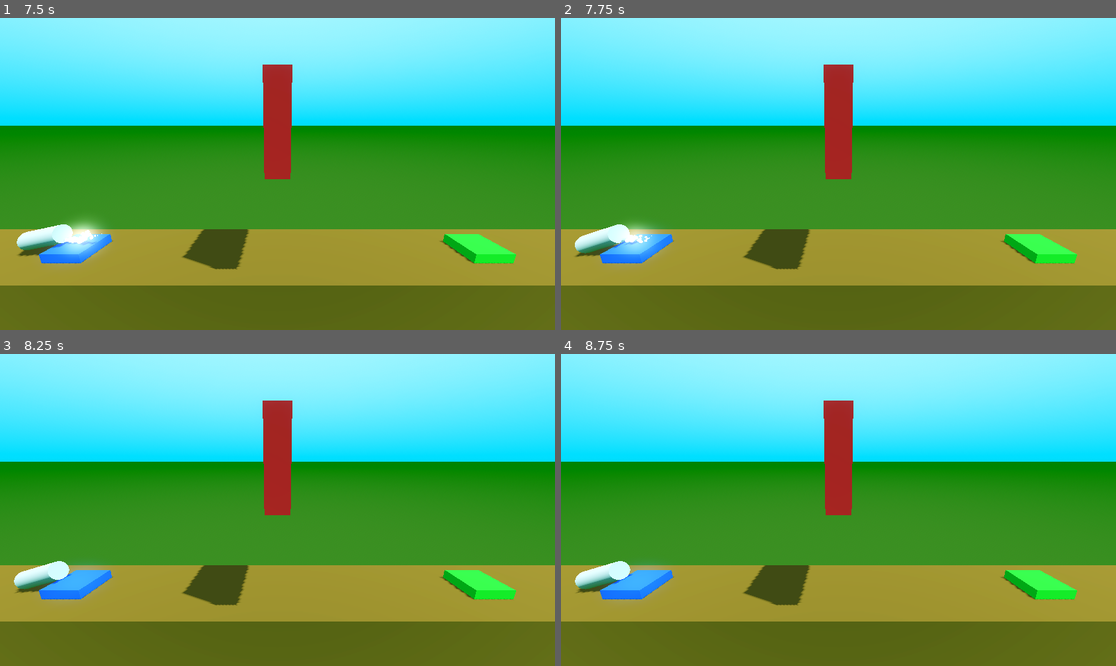
Above: before the commit, frames 1-4 (two rows, left to right).
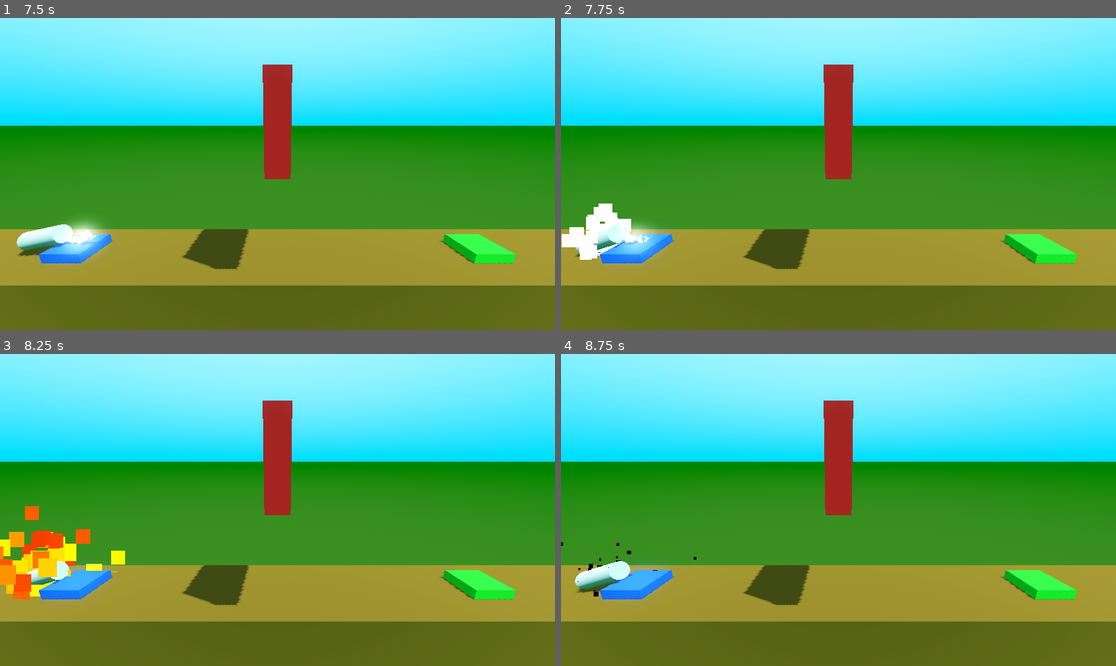
Above: after the commit, the same moments.

Repository: MateuszKosowski/Rocket-Game
Game: Godot game, scene res://scenes/lvl/level_1.tscn
Same seed, same stepped clock (60 frames per second), same inputs: the game is played once before the commit and once after it.
Inputs:
- Up to frame 1 (7.5 s): tap Enter at 0.5, 2, 5.75 s; hold D (Right) 0.53-1.28 s; tap Space at 1.25, 2.75, 6.5 s; hold A (Left) 1.28-2.03 s; hold D (Right) 2.03-2.78 s; hold W (Up) 2.78-3.53 s; hold A (Left) 3.53-5.78 s; hold D (Right) 5.78-6.53 s; hold W (Up) 6.53-7.28 s; hold D (Right) from 7.28 s (still down)
- Up to frame 2 (7.75 s): keep holding D (Right)
- Up to frame 3 (8.25 s): release D (Right) at 8.03 s; hold A (Left) from 8.03 s (still down)
- Up to frame 4 (8.75 s): keep holding A (Left)

Frame 1 is identical in both runs. In frame 2, 0.9% of the frame differs, in the area x 0-13%, y 59-78%; in frame 3, 2.3%, in the area x 0-23%, y 48-79%; in frame 4, less than 0.1%.

Commit message:
Add success and explosion particles

Diff:
--- /dev/null
+++ b/particles/explosion_particles.tscn
@@ -0,0 +1,59 @@
+[gd_scene load_steps=10 format=3 uid="uid://dcecb8hw7dbrv"]
+
+[sub_resource type="Gradient" id="Gradient_lkolc"]
+offsets = PackedFloat32Array(0.201923, 0.413462, 0.586538, 0.740385, 0.903846)
+colors = PackedColorArray(1, 1, 1, 1, 1, 1, 0, 1, 1, 0.294118, 0, 1, 0.776471, 0, 0, 1, 0, 0, 0, 1)
+
+[sub_resource type="GradientTexture1D" id="GradientTexture1D_u3rij"]
+gradient = SubResource("Gradient_lkolc")
+
+[sub_resource type="Curve" id="Curve_cv3ok"]
+max_value = 100.0
+_data = [Vector2(0, 1), 0.0, 146.581, 0, 0, Vector2(1, 100), 413.249, 0.0, 0, 0]
+point_count = 2
+
+[sub_resource type="CurveTexture" id="CurveTexture_mygan"]
+curve = SubResource("Curve_cv3ok")
+
+[sub_resource type="Curve" id="Curve_qubh3"]
+_data = [Vector2(0, 0.530249), 0.0, 2.25724, 0, 0, Vector2(1, 0), -2.97204, 0.0, 0, 0]
+point_count = 2
+
+[sub_resource type="CurveTexture" id="CurveTexture_5bhb0"]
+curve = SubResource("Curve_qubh3")
+
+[sub_resource type="ParticleProcessMaterial" id="ParticleProcessMaterial_1onfr"]
+direction = Vector3(0, 1, 0)
+spread = 180.0
+gravity = Vector3(0, 0, 0)
+initial_velocity_min = 6.0
+initial_velocity_max = 16.0
+damping_max = 3.0
+damping_curve = SubResource("CurveTexture_mygan")
+scale_curve = SubResource("CurveTexture_5bhb0")
+color_ramp = SubResource("GradientTexture1D_u3rij")
+turbulence_enabled = true
+turbulence_noise_scale = 1.0
+turbulence_noise_speed_random = 4.0
+
+[sub_resource type="StandardMaterial3D" id="StandardMaterial3D_5wvwh"]
+shading_mode = 0
+vertex_color_use_as_albedo = true
+disable_receive_shadows = true
+billboard_mode = 3
+billboard_keep_scale = true
+particles_anim_h_frames = 1
+particles_anim_v_frames = 1
+particles_anim_loop = false
+
+[sub_resource type="QuadMesh" id="QuadMesh_gb05o"]
+material = SubResource("StandardMaterial3D_5wvwh")
+
+[node name="ExplosionParticles" type="GPUParticles3D"]
+cast_shadow = 0
+emitting = false
+amount = 64
+one_shot = true
+explosiveness = 0.75
+process_material = SubResource("ParticleProcessMaterial_1onfr")
+draw_pass_1 = SubResource("QuadMesh_gb05o")
--- /dev/null
+++ b/particles/success_particles.tscn
@@ -0,0 +1,53 @@
+[gd_scene load_steps=8 format=3 uid="uid://jfwajmrh6ca7"]
+
+[sub_resource type="StandardMaterial3D" id="StandardMaterial3D_5wvwh"]
+shading_mode = 0
+vertex_color_use_as_albedo = true
+disable_receive_shadows = true
+billboard_mode = 3
+billboard_keep_scale = true
+particles_anim_h_frames = 1
+particles_anim_v_frames = 1
+particles_anim_loop = false
+
+[sub_resource type="Curve" id="Curve_qubh3"]
+_data = [Vector2(0, 0.530249), 0.0, 2.25724, 0, 0, Vector2(1, 0), -2.97204, 0.0, 0, 0]
+point_count = 2
+
+[sub_resource type="CurveTexture" id="CurveTexture_oh0x3"]
+curve = SubResource("Curve_qubh3")
+
+[sub_resource type="Curve" id="Curve_uupei"]
+_data = [Vector2(0, 0.5), 0.0, 2.46667, 0, 1, Vector2(0.202703, 1), 0.0, 0.0, 0, 0, Vector2(0.371622, 0.00355875), 0.0, 0.0, 0, 0, Vector2(0.554054, 1), 0.0, 0.0, 0, 0, Vector2(0.777027, 0), 0.0, 0.0, 0, 0, Vector2(0.885135, 1), 0.0, 0.0, 0, 0, Vector2(1, 0.5), -4.35294, 0.0, 1, 0]
+point_count = 7
+
+[sub_resource type="CurveTexture" id="CurveTexture_68duu"]
+curve = SubResource("Curve_uupei")
+
+[sub_resource type="ParticleProcessMaterial" id="ParticleProcessMaterial_2ssod"]
+direction = Vector3(0, 1, 0)
+spread = 180.0
+gravity = Vector3(0, 0, 0)
+initial_velocity_min = 3.0
+initial_velocity_max = 12.0
+damping_min = 2.0
+damping_max = 4.0
+scale_curve = SubResource("CurveTexture_oh0x3")
+hue_variation_min = -1.0
+hue_variation_max = 1.0
+turbulence_enabled = true
+turbulence_noise_scale = 4.0
+turbulence_influence_max = 0.3
+turbulence_influence_over_life = SubResource("CurveTexture_68duu")
+
+[sub_resource type="SphereMesh" id="SphereMesh_lkpya"]
+
+[node name="SuccessParticles" type="GPUParticles3D"]
+material_override = SubResource("StandardMaterial3D_5wvwh")
+cast_shadow = 0
+emitting = false
+amount = 48
+one_shot = true
+explosiveness = 0.5
+process_material = SubResource("ParticleProcessMaterial_2ssod")
+draw_pass_1 = SubResource("SphereMesh_lkpya")
--- a/scenes/player/Player.gd
+++ b/scenes/player/Player.gd
@@ -13,6 +13,8 @@
 @onready var engine_particles: GPUParticles3D = $MainBooster
 @onready var right_engine_particles: GPUParticles3D = $RightBooster
 @onready var left_engine_particles: GPUParticles3D = $LeftBooster
+@onready var explosion_particles: GPUParticles3D = $ExplosionParticles
+@onready var success_particles: GPUParticles3D = $SuccessParticles
 
 # Called every frame. 'delta' is the elapsed time since the previous frame.
 func _process(delta: float) -> void:
@@ -57,7 +59,7 @@
 	explosion_audio.play()
 	if fly_audio.playing == true:
 		fly_audio.stop()
-
+	explosion_particles.emitting = true
 	turn_off_booster()
 
 	#Disables the fun _process
@@ -70,9 +72,10 @@
 
 func complete_lvl(next_level: String) -> void:
 	win_audio.play()
+
 	if fly_audio.playing == true:
 		fly_audio.stop()
-
+	success_particles.emitting = true
 	turn_off_booster()
 
 	is_transitioning = true
--- a/scenes/player/player.tscn
+++ b/scenes/player/player.tscn
@@ -1,10 +1,12 @@
-[gd_scene load_steps=8 format=3 uid="uid://cvkq7p6rvm1wm"]
+[gd_scene load_steps=10 format=3 uid="uid://cvkq7p6rvm1wm"]
 
 [ext_resource type="Script" path="res://scenes/player/Player.gd" id="1_aphc5"]
 [ext_resource type="AudioStream" uid="uid://ctlxbd6ipi53o" path="res://sounds/SFX - Death Explosion.ogg" id="2_cpkfe"]
 [ext_resource type="AudioStream" uid="uid://lxikh624fw3a" path="res://sounds/SFX - Success.ogg" id="3_b5363"]
 [ext_resource type="AudioStream" uid="uid://d04oqrwikv0pn" path="res://sounds/SFX - Main engine thrust.ogg" id="4_8oo0i"]
 [ext_resource type="PackedScene" uid="uid://ux6ivcx1ovdp" path="res://particles/booster_particles.tscn" id="5_bvqwc"]
+[ext_resource type="PackedScene" uid="uid://dcecb8hw7dbrv" path="res://particles/explosion_particles.tscn" id="6_n14pd"]
+[ext_resource type="PackedScene" uid="uid://jfwajmrh6ca7" path="res://particles/success_particles.tscn" id="7_oooje"]
 
 [sub_resource type="CylinderShape3D" id="CylinderShape3D_fgad4"]
 
@@ -46,4 +48,8 @@
 [node name="LeftBooster" parent="." instance=ExtResource("5_bvqwc")]
 transform = Transform3D(1, 0, 0, 0, 1, 0, 0, 0, 1, -0.4, -1, 0)
 
+[node name="ExplosionParticles" parent="." instance=ExtResource("6_n14pd")]
+
+[node name="SuccessParticles" parent="." instance=ExtResource("7_oooje")]
+
 [connection signal="body_entered" from="." to="." method="_on_body_entered"]
